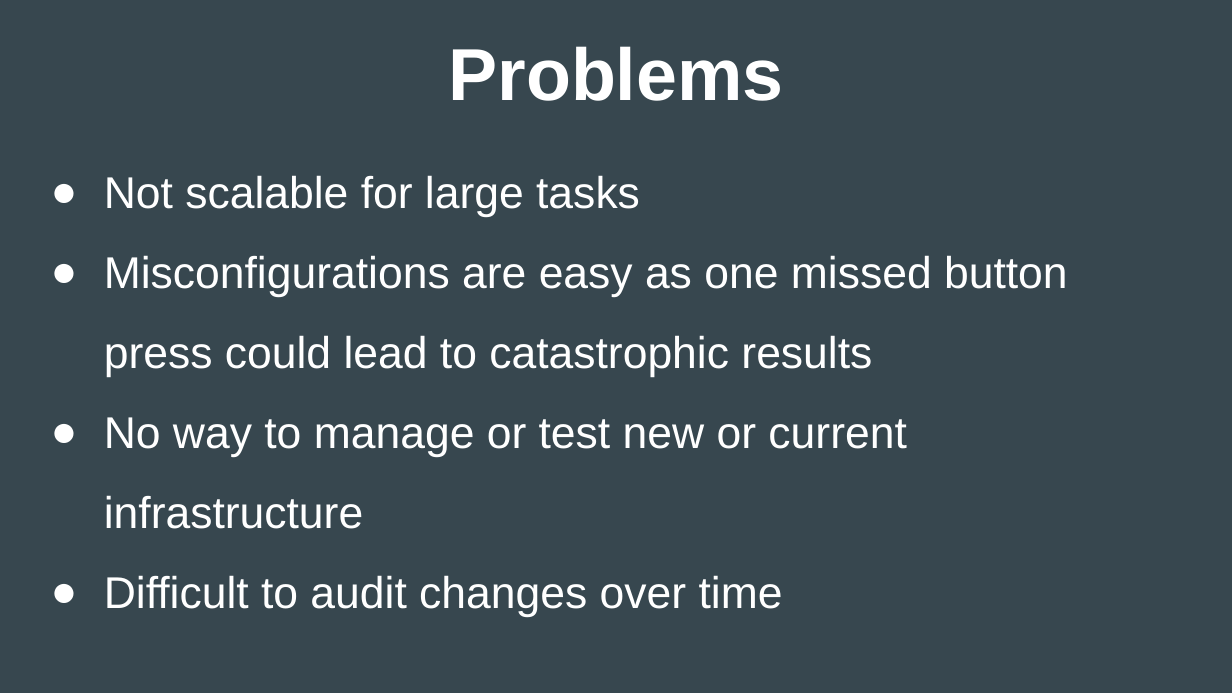
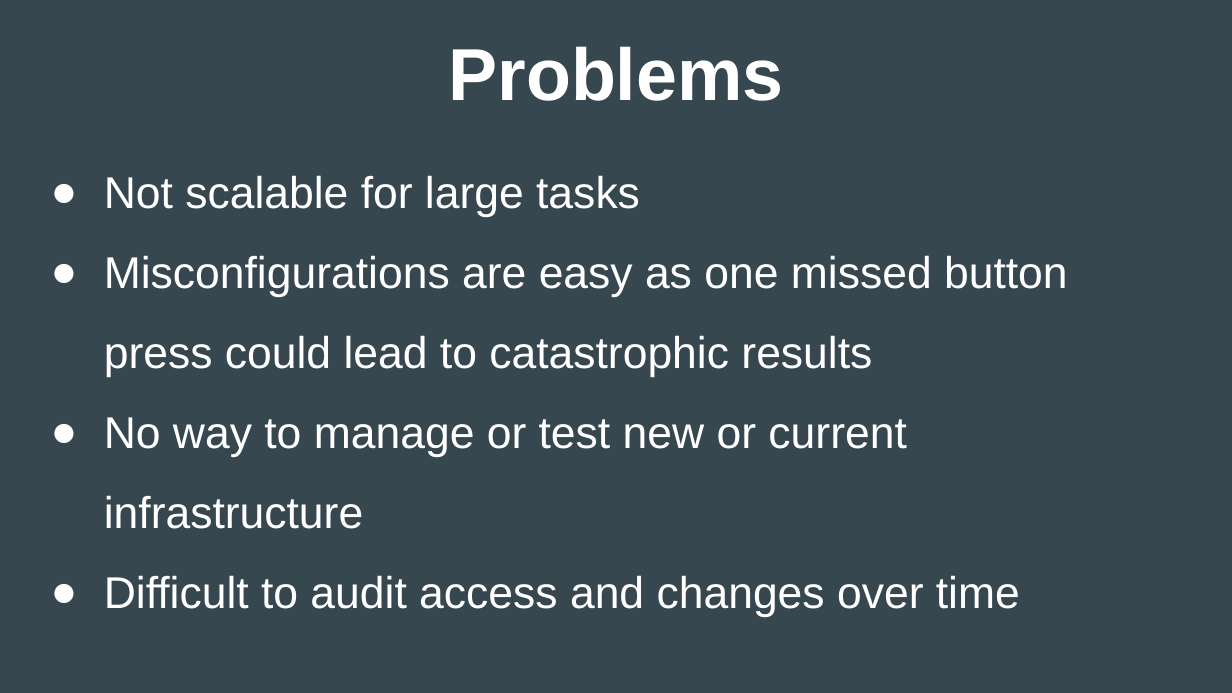
Before and after one commit to jdw0069/presentationDemo, a slide deck: slide 30 of powerpoint/Auburn Presentation.pptx. Drawn at 1232x693 pixels with LibreOffice and Linux fonts; fonts in the diff are those of the drawing. Boxes give left, top, right and bottom in pixels: in the first picture for what was removed or moved away, otherwise in the second. Text is boxed around its words. In the diff, an @@ line names an element or a change of style, - is before the commit and + after.

Commit message:
update

```diff
--- a/powerpoint/Auburn Presentation.pptx
+++ b/powerpoint/Auburn Presentation.pptx
@@ text at [104, 575, 1020, 617]: text changed @@
-● Difficult to audit changes over time
+● Difficult to audit access and changes over time
```
Also in this commit, not shown: 1 slide added.
